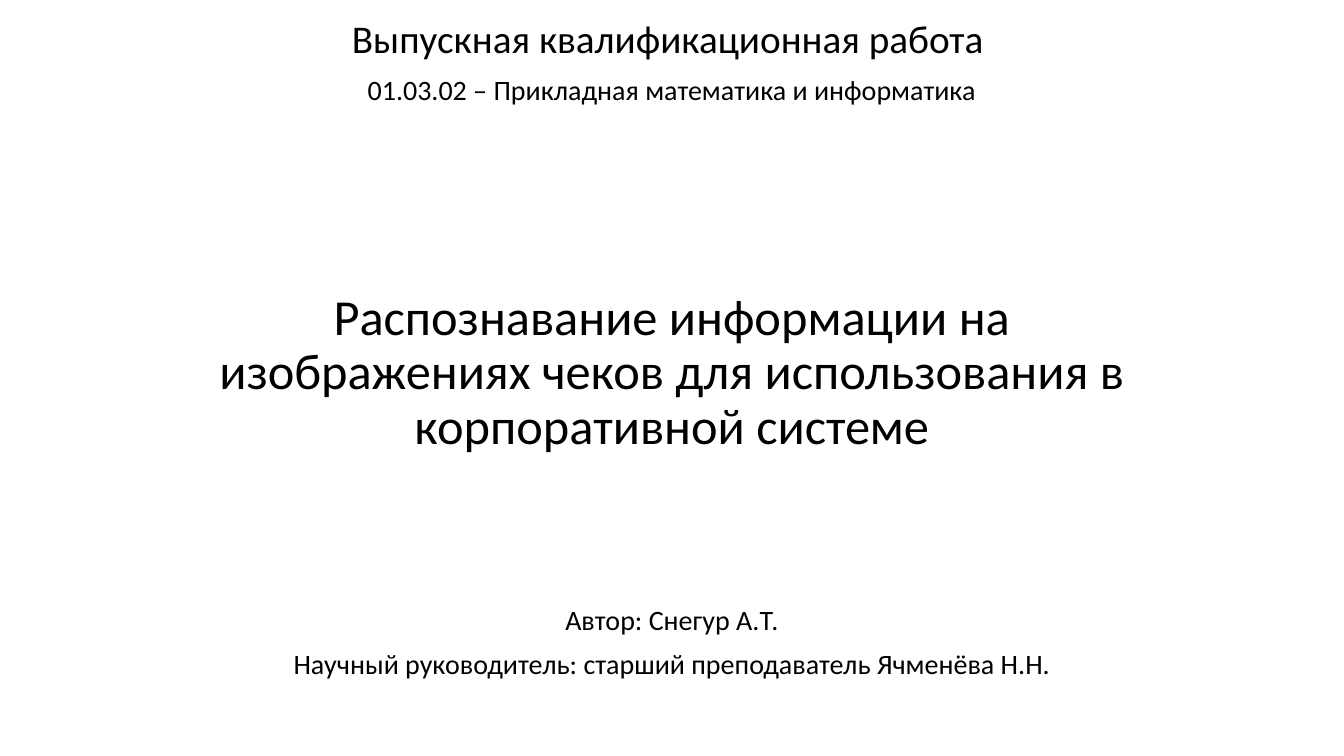
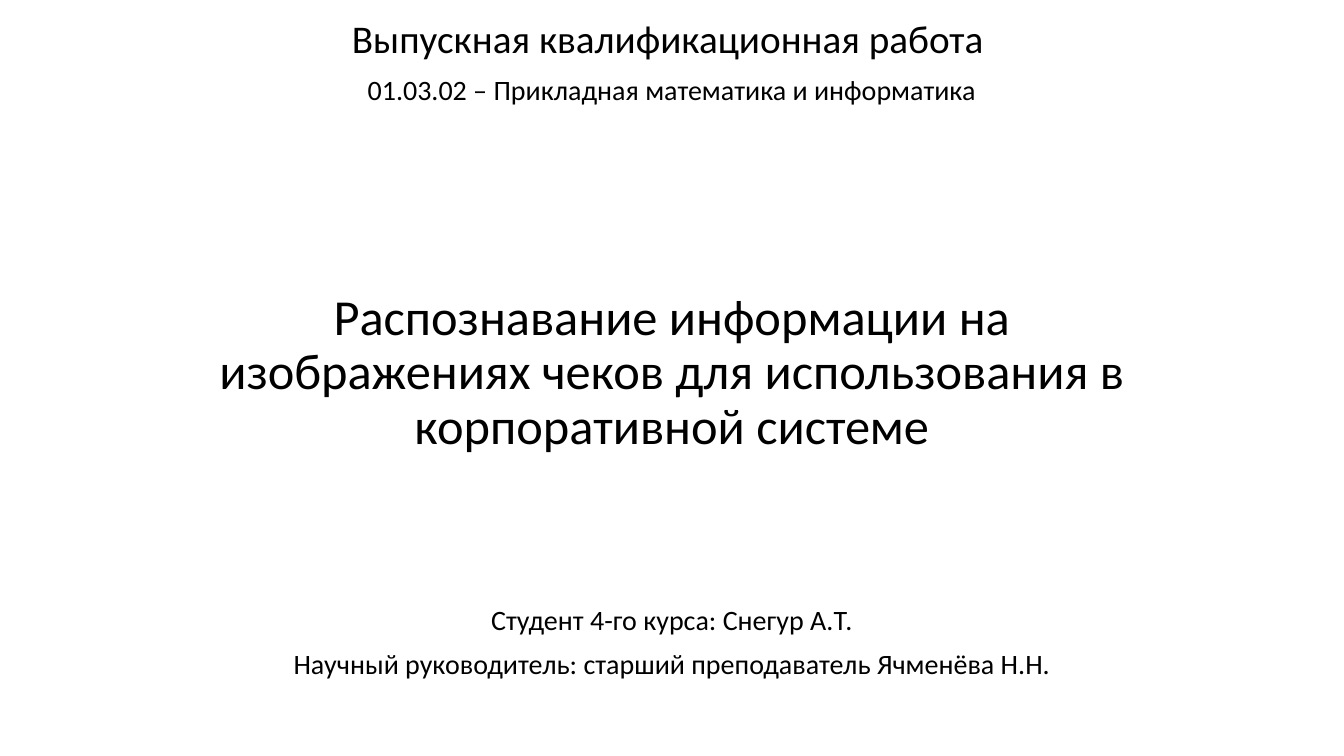
Before and after one commit to nassneg/diploma, a slide deck: slide 1 of ВКР Снегур.pptx. Drawn at 1344x756 pixels with LibreOffice and Linux fonts; fonts in the diff are those of the drawing. Boxes give left, top, right and bottom in pixels: in the first picture for what was removed or moved away, otherwise in the second. Text is boxed around its words. In the diff, an @@ line names an element or a change of style, - is before the commit and + after.

```diff
--- a/ВКР Снегур.pptx
+++ b/ВКР Снегур.pptx
@@ text at (491, 611, 852, 635): text changed @@
-Автор: Снегур А.Т.
+Студент 4-го курса: Снегур А.Т.
```
Also in this commit, not shown: 6 other slides changed, 6 slides added, 4 slides removed, 8 other files.
